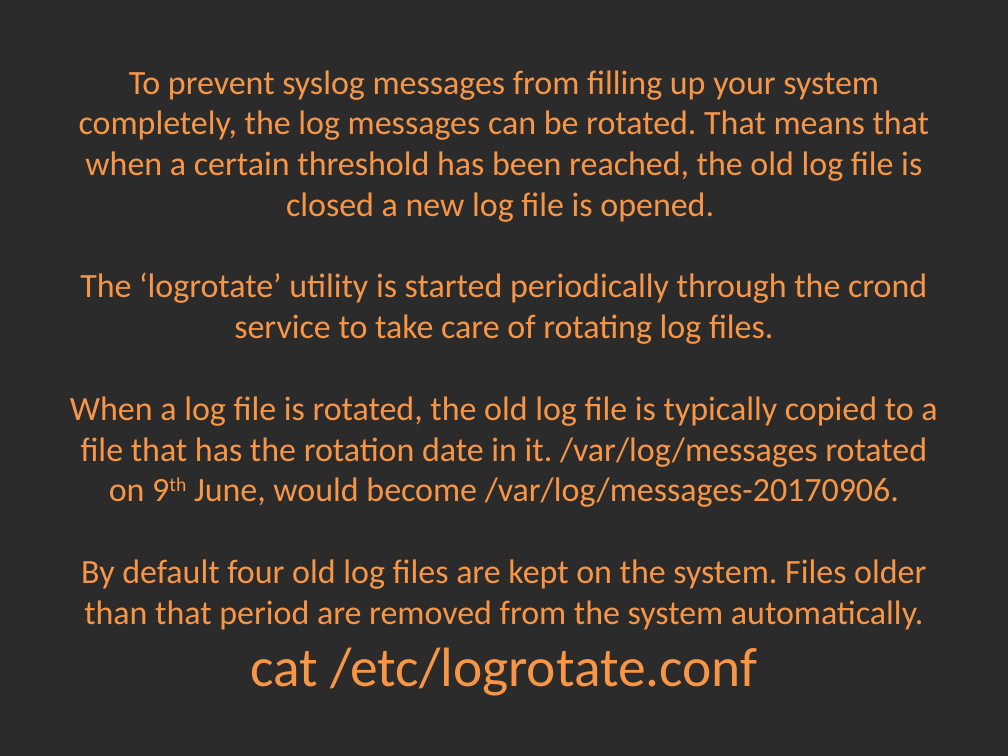
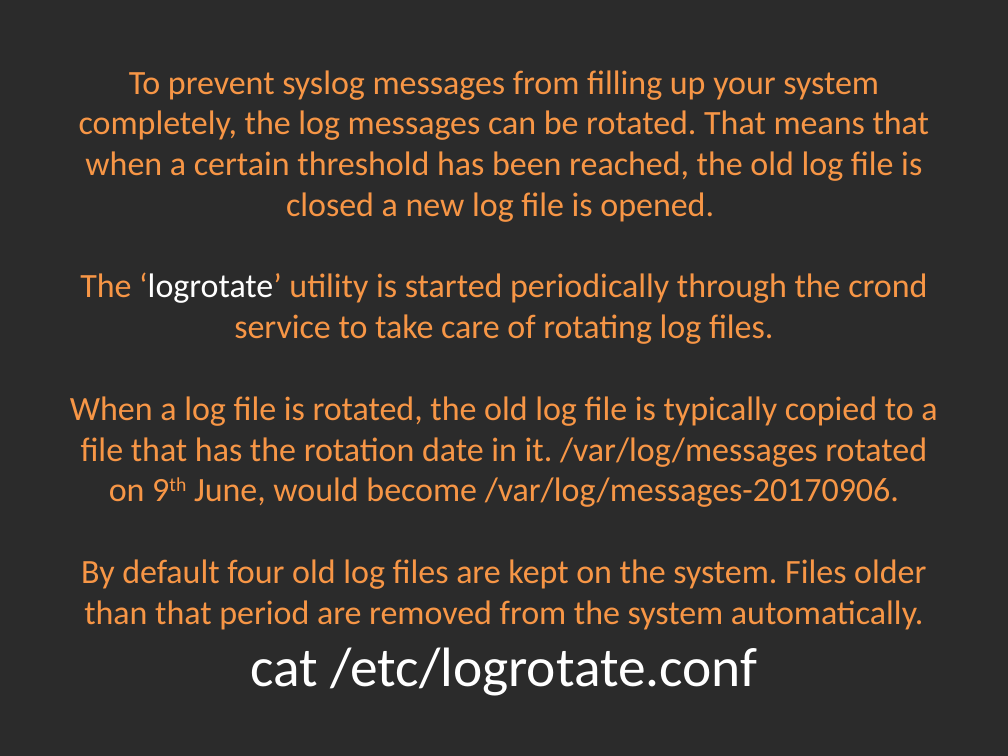
Before and after one commit to Academy-Soft-Intellect/Linux-Course, a slide deck: slide 7 of 11.Logging/11-Logging.pptx. Drawn at 1008x756 pixels with LibreOffice and Linux fonts; fonts in the diff are those of the drawing; background and template pictures are left out; a plain dark background stands for a picture behind light text. Boxes give left, top, right and bottom in pixels: in the first picture for what was removed or moved away, otherwise in the second. Text is boxed around its words. In the diff, an @@ line names an element or a change of style, - is before the commit and + after.

Commit message:
Fixing presentation typos and colors.

```diff
--- a/11.Logging/11-Logging.pptx
+++ b/11.Logging/11-Logging.pptx
@@ title "To prevent syslog messages from ..." at box(70, 70, 937, 696): text colour #F79646 to #FFFFFF in "‘logrotate’ cat /etc/logrotate.conf" @@
```
Also in this commit, not shown: 6 other slides changed, 2 other files.
